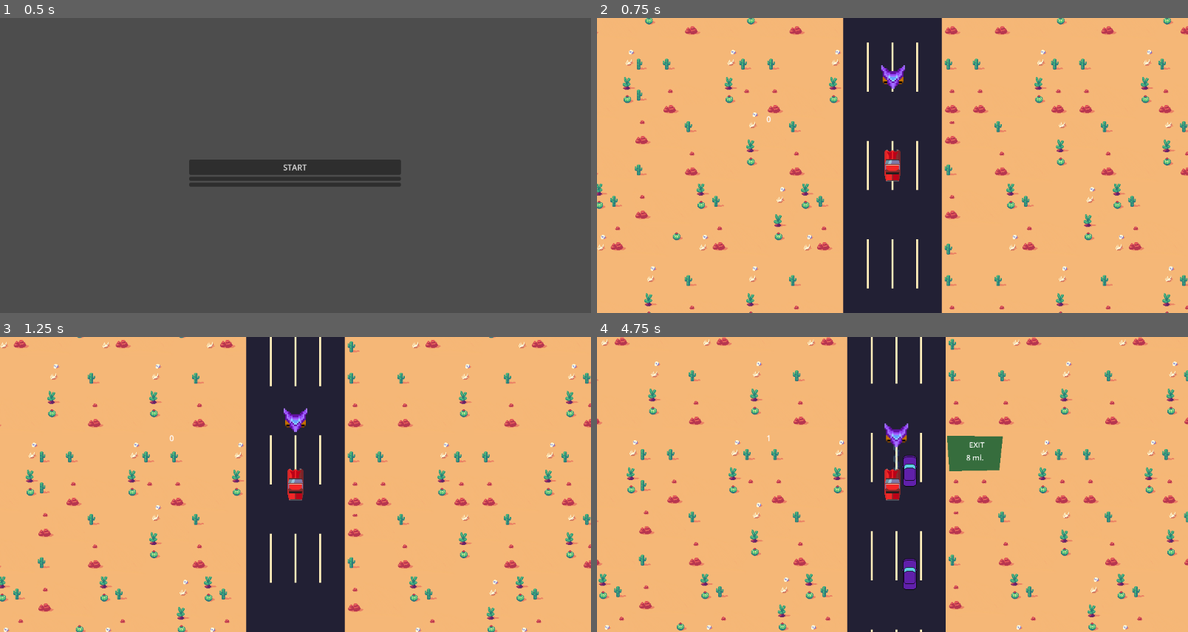
Above: before the commit, frames 1-4 (two rows, left to right).
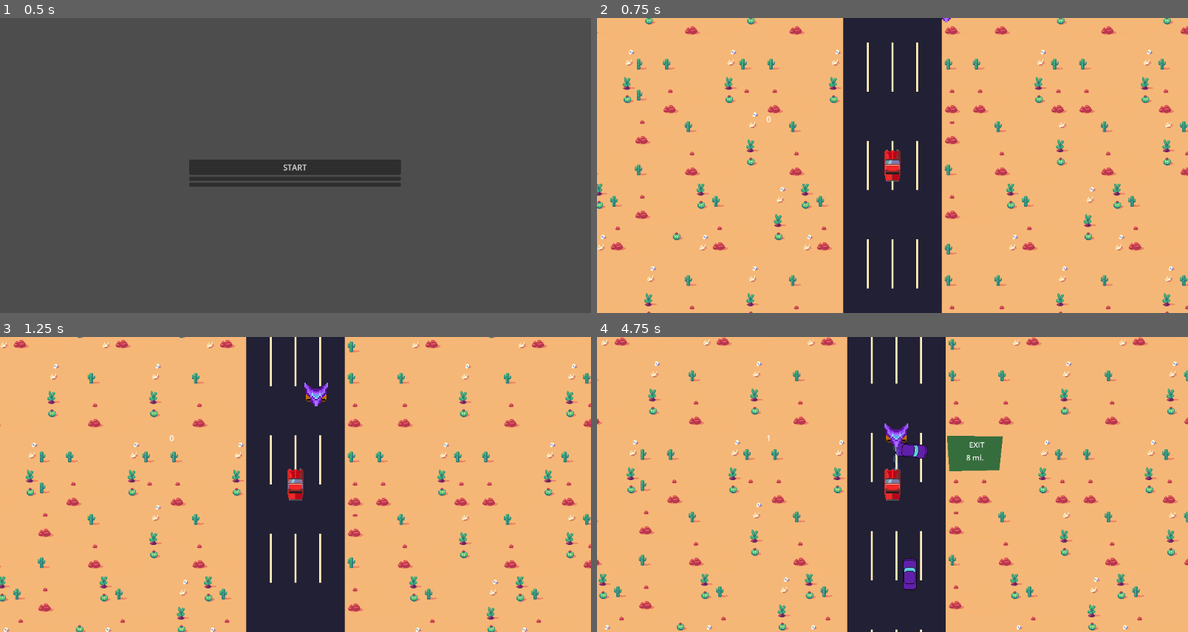
Above: after the commit, the same moments.

Repository: Zeke-D/roadtripping
Game: Godot game, scene res://control.tscn
Same seed, same stepped clock (60 frames per second), same inputs: the game is played once before the commit and once after it.
Inputs:
- Up to frame 1 (0.5 s): no input
- Up to frame 2 (0.75 s): click "START" at 0.5 s
- Up to frame 3 (1.25 s): no input
- Up to frame 4 (4.75 s): hold D (right) 1.28-2.03 s; hold S (down) 2.03-2.78 s; hold D (right) 2.78-3.53 s; hold W (up) 3.53-4.28 s; hold A (left) from 4.28 s (still down)

Frame 1 is identical in both runs. In frame 2, 0.2% of the frame differs, in the area x 48-60%, y 0-24%; in frame 3, 0.4%; in frame 4, 0.4%, in the area x 50-56%, y 35-51%.

Commit message:
Resolving conflicts in logic

Diff:
--- a/PlayerCar.gd
+++ b/PlayerCar.gd
@@ -87,19 +87,22 @@
 		self.rotation + TAU * 2.64, spin_duration)
 
 
+func take_damage(body):
 
-func take_damage(body):
+	if body.is_in_group("Police"):
+		state = CarState.DEAD
+
+	if body.is_in_group("Civilian") and !global.police_chase:
+		get_tree().current_scene.find_child("Spawner").spawn_cop(self.position + Vector2(0, 400))
+
+	if body.is_in_group("Enemy"):
+		print("HIT")
+		get_tree().current_scene.find_child("Sounds").find_child("Car_hit").play()
+		state -= 1
+
+	if body.is_in_group("Spinner"):
+		body.spinout((body.position - self.position).normalized())
 
 	if state == CarState.DEAD:
 		self.spinout(-(body.position - self.position).normalized())
 		return
-	elif body.is_in_group("Police"):
-		state = 0
-	elif body.is_in_group("Civilian") and !global.police_chase:
-		get_tree().current_scene.find_child("Spawner").spawn_cop(self.position + Vector2(0, 400))
-	elif body.is_in_group("Enemy"):
-		print("HIT")
-		get_tree().current_scene.find_child("Sounds").find_child("Car_hit").play()
-		state -= 1
-		if body.is_in_group("Spinner"):
-			body.spinout((body.position - self.position).normalized())
--- a/world.tscn
+++ b/world.tscn
@@ -106,11 +106,12 @@
 
 [node name="Death_sound" type="AudioStreamPlayer2D" parent="Sounds"]
 stream = ExtResource("5_fooi5")
+
 [node name="Alien_Spawner" type="Node" parent="."]
 
 [node name="alien_ship" parent="Alien_Spawner" instance=ExtResource("8_wskmv")]
 z_index = 1
-position = Vector2(1, -198)
+position = Vector2(134, -363)
 scale = Vector2(3, 3)
 script = ExtResource("9_tt732")
 
Not shown: 2 places in world.tscn that only renumber resources
